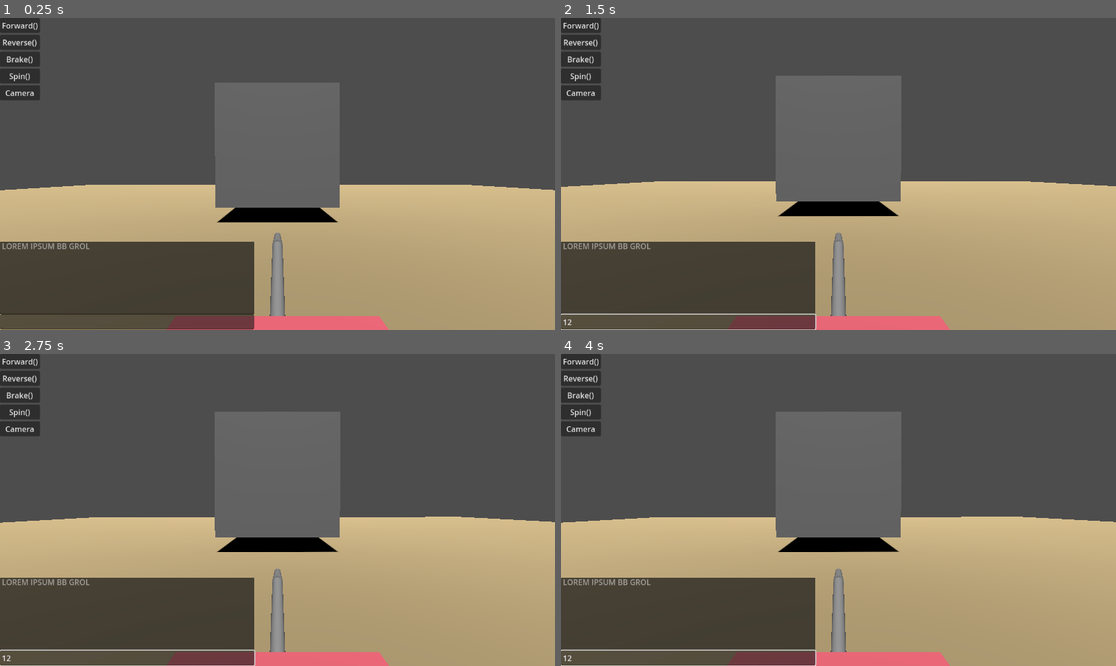
Above: before the commit, frames 1-4 (two rows, left to right).
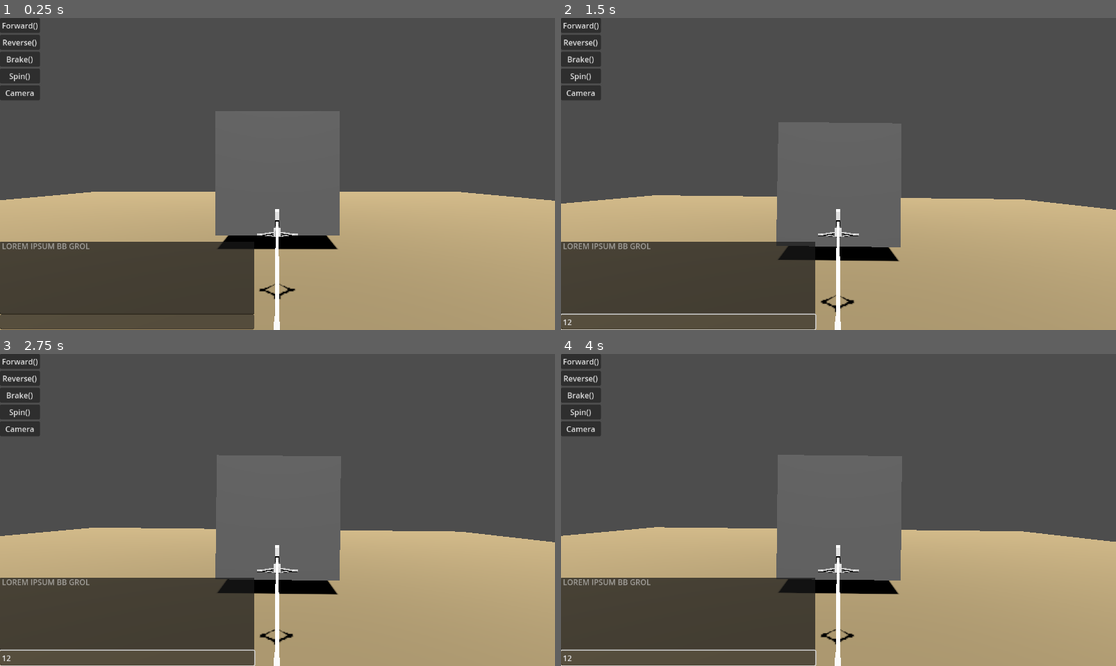
Above: after the commit, the same moments.

Repository: PandorasGit/RoverGame
Game: Godot game, scene res://DevRoom.tscn
Same seed, same stepped clock (60 frames per second), same inputs: the game is played once before the commit and once after it.
Inputs (mouse positions are in pixels of both pictures, inside the frame that each line leads up to):
- Up to frame 1 (0.25 s): no input
- Up to frame 2 (1.5 s): click (688, 320) at 0.52 s; type "12" at 0.6 s; click "Forward()" at 1.25 s
- Up to frame 3 (2.75 s): click "Reverse()" at 2 s
- Up to frame 4 (4 s): click "Brake()" at 2.75 s; click "Spin()" at 3.5 s

The runs differ from the first frame. In frame 1, 7.5% of the frame differs, in the area x 0-100%, y 20-100%; in frame 2, 11%, in the area x 0-100%, y 18-100%; in frame 3, 9.8%; in frame 4, 9.7%.

Commit message:
Add Rovee model and wheels

Diff:
--- a/project/Rover/rover.gd
+++ b/project/Rover/rover.gd
@@ -44,7 +44,7 @@
 
 
 func change_camera():
-	var cams = $VehicleBody3D/Node.get_children()
+	var cams = $VehicleBody3D/Cameras.get_children()
 	current_cam += 1
 	if current_cam > 2:
 		current_cam = 0
--- a/project/Rover/rover.tscn
+++ b/project/Rover/rover.tscn
@@ -1,57 +1,35 @@
-[gd_scene load_steps=12 format=3 uid="uid://uq3ixol30lfo"]
+[gd_scene load_steps=5 format=3 uid="uid://uq3ixol30lfo"]
 
 [ext_resource type="Script" path="res://Rover/rover.gd" id="1_8iqnh"]
+[ext_resource type="PackedScene" uid="uid://docbfeldwp2ey" path="res://Rover/Rovee.glb" id="2_8y4km"]
+[ext_resource type="PackedScene" uid="uid://c3m5omv3gkxde" path="res://Rover/Rovee_Wheel.glb" id="2_bd16f"]
 
-[sub_resource type="StandardMaterial3D" id="StandardMaterial3D_m8cvc"]
-albedo_color = Color(0.937255, 0.4, 0.466667, 1)
-
-[sub_resource type="BoxMesh" id="BoxMesh_lob0f"]
-material = SubResource("StandardMaterial3D_m8cvc")
-size = Vector3(1.5, 1, 3)
-
-[sub_resource type="ConvexPolygonShape3D" id="ConvexPolygonShape3D_2oe1i"]
-points = PackedVector3Array(-0.738095, 0.5, -1.45426, 0.75, -0.268284, 1.43118, 0.75, -0.492064, 1.43118, -0.738095, 0.5, 1.45426, -0.738095, -0.5, 1.45426, 0.75, -0.492064, -1.43118, 0.75, 0.49216, -1.43146, -0.738095, -0.5, -1.45426, 0.75, 0.49216, 1.43146)
-
-[sub_resource type="StandardMaterial3D" id="StandardMaterial3D_68ods"]
-albedo_color = Color(0.117647, 0.117647, 0.117647, 1)
-
-[sub_resource type="CylinderMesh" id="CylinderMesh_7msfv"]
-material = SubResource("StandardMaterial3D_68ods")
-height = 0.404
-
-[sub_resource type="StandardMaterial3D" id="StandardMaterial3D_pygml"]
-albedo_color = Color(0.203922, 0.203922, 0.203922, 1)
-
-[sub_resource type="BoxMesh" id="BoxMesh_3vk7p"]
-material = SubResource("StandardMaterial3D_pygml")
-size = Vector3(1, 1, 2)
-
-[sub_resource type="CylinderMesh" id="CylinderMesh_7rqs3"]
-top_radius = 0.08
-bottom_radius = 0.08
-height = 1.0
-
-[sub_resource type="CylinderMesh" id="CylinderMesh_tx6sm"]
-top_radius = 0.08
-bottom_radius = 0.08
-
-[sub_resource type="CylinderMesh" id="CylinderMesh_durbp"]
-top_radius = 0.08
-bottom_radius = 0.08
+[sub_resource type="BoxShape3D" id="BoxShape3D_v05ob"]
+size = Vector3(4.177, 1.913, 6.201)
 
 [node name="rover" type="Node3D"]
 script = ExtResource("1_8iqnh")
 
 [node name="VehicleBody3D" type="VehicleBody3D" parent="."]
 
-[node name="MeshInstance3D" type="MeshInstance3D" parent="VehicleBody3D"]
-mesh = SubResource("BoxMesh_lob0f")
-
 [node name="CollisionShape3D" type="CollisionShape3D" parent="VehicleBody3D"]
-shape = SubResource("ConvexPolygonShape3D_2oe1i")
+transform = Transform3D(1, 0, 0, 0, 1, 0, 0, 0, 1, 0, 0.102175, 0.438063)
+shape = SubResource("BoxShape3D_v05ob")
 
 [node name="FrontRight" type="VehicleWheel3D" parent="VehicleBody3D"]
-transform = Transform3D(1, 0, 0, 0, 1, 0, 0, 0, 1, 1.26923, -0.924278, -1.2414)
+transform = Transform3D(1, 0, 0, 0, 1, 0, 0, 0, 1, 2.26824, -1.83336, -2.7414)
+use_as_traction = true
+use_as_steering = true
+wheel_radius = 0.611
+suspension_travel = 0.3
+suspension_stiffness = 8.0
+damping_compression = 2.0
+damping_relaxation = 2.0
+
+[node name="Rovee_Wheel" parent="VehicleBody3D/FrontRight" instance=ExtResource("2_bd16f")]
+
+[node name="FrontLeft" type="VehicleWheel3D" parent="VehicleBody3D"]
+transform = Transform3D(1, 0, 0, 0, 1, 0, 0, 0, 1, -2.23176, -1.83336, -2.7414)
 use_as_traction = true
 use_as_steering = true
 suspension_travel = 0.3
@@ -59,101 +37,67 @@
 damping_compression = 2.0
 damping_relaxation = 2.0
 
-[node name="MeshInstance3D" type="MeshInstance3D" parent="VehicleBody3D/FrontRight"]
-transform = Transform3D(-4.37114e-08, 1, 0, -1, -4.37114e-08, 0, 0, 0, 1, 0, 0, 0)
-mesh = SubResource("CylinderMesh_7msfv")
+[node name="Rovee_Wheel" parent="VehicleBody3D/FrontLeft" instance=ExtResource("2_bd16f")]
 
-[node name="FrontLeft" type="VehicleWheel3D" parent="VehicleBody3D"]
-transform = Transform3D(1, 0, 0, 0, 1, 0, 0, 0, 1, -1.27714, -0.924278, -1.2414)
+[node name="MiddleRight" type="VehicleWheel3D" parent="VehicleBody3D"]
+transform = Transform3D(1, 0, 0, 0, 1, 0, 0, 0, 1, 2.26824, -1.83336, 0.2586)
 use_as_traction = true
 use_as_steering = true
+wheel_radius = 0.611
 suspension_travel = 0.3
 suspension_stiffness = 8.0
 damping_compression = 2.0
 damping_relaxation = 2.0
 
-[node name="MeshInstance3D" type="MeshInstance3D" parent="VehicleBody3D/FrontLeft"]
-transform = Transform3D(-4.37114e-08, 1, 0, -1, -4.37114e-08, 0, 0, 0, 1, 0, 0, 0)
-mesh = SubResource("CylinderMesh_7msfv")
+[node name="Rovee_Wheel" parent="VehicleBody3D/MiddleRight" instance=ExtResource("2_bd16f")]
 
-[node name="MiddleRight" type="VehicleWheel3D" parent="VehicleBody3D"]
-transform = Transform3D(1, 0, 0, 0, 1, 0, 0, 0, 1, 1.26923, -0.924278, 9.53674e-07)
+[node name="MiddleLeft" type="VehicleWheel3D" parent="VehicleBody3D"]
+transform = Transform3D(1, 0, 0, 0, 1, 0, 0, 0, 1, -2.23176, -1.83336, 0.2586)
 use_as_traction = true
+use_as_steering = true
+wheel_radius = 0.611
 suspension_travel = 0.3
 suspension_stiffness = 8.0
 damping_compression = 2.0
 damping_relaxation = 2.0
 
-[node name="MeshInstance3D" type="MeshInstance3D" parent="VehicleBody3D/MiddleRight"]
-transform = Transform3D(-4.37114e-08, 1, 0, -1, -4.37114e-08, 0, 0, 0, 1, 0, 0, 0)
-mesh = SubResource("CylinderMesh_7msfv")
+[node name="Rovee_Wheel" parent="VehicleBody3D/MiddleLeft" instance=ExtResource("2_bd16f")]
+transform = Transform3D(-1, 0, -8.74228e-08, 0, 1, 0, 8.74228e-08, 0, -1, 0, 0, 0)
 
-[node name="MiddleLeft" type="VehicleWheel3D" parent="VehicleBody3D"]
-transform = Transform3D(1, 0, 0, 0, 1, 0, 0, 0, 1, -1.27714, -0.924278, 9.53674e-07)
+[node name="BackRight" type="VehicleWheel3D" parent="VehicleBody3D"]
+transform = Transform3D(1, 0, 0, 0, 1, 0, 0, 0, 1, 2.26824, -1.83336, 3.2586)
 use_as_traction = true
+use_as_steering = true
+wheel_radius = 0.611
 suspension_travel = 0.3
 suspension_stiffness = 8.0
 damping_compression = 2.0
 damping_relaxation = 2.0
 
-[node name="MeshInstance3D" type="MeshInstance3D" parent="VehicleBody3D/MiddleLeft"]
-transform = Transform3D(-4.37114e-08, 1, 0, -1, -4.37114e-08, 0, 0, 0, 1, 0, 0, 0)
-mesh = SubResource("CylinderMesh_7msfv")
+[node name="Rovee_Wheel" parent="VehicleBody3D/BackRight" instance=ExtResource("2_bd16f")]
 
-[node name="BackRight" type="VehicleWheel3D" parent="VehicleBody3D"]
-transform = Transform3D(1, 0, 0, 0, 1, 0, 0, 0, 1, 1.26923, -0.924278, 1.32262)
+[node name="BackLeft" type="VehicleWheel3D" parent="VehicleBody3D"]
+transform = Transform3D(1, 0, 0, 0, 1, 0, 0, 0, 1, -2.23176, -1.83336, 3.2586)
 use_as_traction = true
 use_as_steering = true
+wheel_radius = 0.611
 suspension_travel = 0.3
 suspension_stiffness = 8.0
 damping_compression = 2.0
 damping_relaxation = 2.0
 
-[node name="MeshInstance3D" type="MeshInstance3D" parent="VehicleBody3D/BackRight"]
-transform = Transform3D(-4.37114e-08, 1, 0, -1, -4.37114e-08, 0, 0, 0, 1, 0, 0, 0)
-mesh = SubResource("CylinderMesh_7msfv")
+[node name="Rovee_Wheel" parent="VehicleBody3D/BackLeft" instance=ExtResource("2_bd16f")]
 
-[node name="BackLeft" type="VehicleWheel3D" parent="VehicleBody3D"]
-transform = Transform3D(1, 0, 0, 0, 1, 0, 0, 0, 1, -1.27714, -0.924278, 1.32262)
-use_as_traction = true
-use_as_steering = true
-suspension_travel = 0.3
-suspension_stiffness = 8.0
-damping_compression = 2.0
-damping_relaxation = 2.0
+[node name="Cameras" type="Node3D" parent="VehicleBody3D"]
 
-[node name="MeshInstance3D" type="MeshInstance3D" parent="VehicleBody3D/BackLeft"]
-transform = Transform3D(-4.37114e-08, 1, 0, -1, -4.37114e-08, 0, 0, 0, 1, 0, 0, 0)
-mesh = SubResource("CylinderMesh_7msfv")
+[node name="MastCamera" type="Camera3D" parent="VehicleBody3D/Cameras"]
+transform = Transform3D(1, 0, 0, 0, 1, 0, 0, 0, 1, 0.00699997, 2.90527, 0.0614114)
 
-[node name="Node" type="Node3D" parent="VehicleBody3D"]
+[node name="SelfieCamera" type="Camera3D" parent="VehicleBody3D/Cameras"]
+transform = Transform3D(0.965926, -0.031578, 0.256885, 0, 0.992529, 0.122008, -0.258819, -0.117851, 0.95871, 2.40214, 2.3811, 4.47279)
 
-[node name="MastCam" type="Camera3D" parent="VehicleBody3D/Node"]
-transform = Transform3D(1, 0, 0, 0, 1, 0, 0, 0, 1, 0, 1.54757, 0)
-current = true
+[node name="Camera3D" type="Camera3D" parent="VehicleBody3D/Cameras"]
+transform = Transform3D(1, 0, 0, 0, 1, 0, 0, 0, 1, 0, -0.137432, -3.083)
 
-[node name="GroundCam" type="Camera3D" parent="VehicleBody3D/Node"]
-transform = Transform3D(1, 0, 0, 0, 1, 0, 0, 0, 1, 0, -0.583525, -1.50382)
-
-[node name="SelfieCam" type="Camera3D" parent="VehicleBody3D/Node"]
-transform = Transform3D(0.91697, -0.163313, 0.363999, 0, 0.912377, 0.40935, -0.398957, -0.375362, 0.836622, 1.2489, 1.77313, 2.33939)
-
-[node name="MastCam" type="MeshInstance3D" parent="VehicleBody3D"]
-transform = Transform3D(0.417553, 0, 0, 0, 0.417553, 0, 0, 0, 0.417553, 0, 1.59396, 0.455205)
-mesh = SubResource("BoxMesh_3vk7p")
-
-[node name="Mast" type="MeshInstance3D" parent="VehicleBody3D"]
-transform = Transform3D(1, 0, 0, 0, 1, 0, 0, 0, 1, 0, 0.968895, 0.540178)
-mesh = SubResource("CylinderMesh_7rqs3")
-
-[node name="SelfieStick" type="MeshInstance3D" parent="VehicleBody3D"]
-transform = Transform3D(0.817939, 0.451262, 0.356846, 0, 0.620272, -0.784387, -0.575305, 0.641581, 0.507345, 0.908667, 0.826541, 1.77247)
-mesh = SubResource("CylinderMesh_tx6sm")
-
-[node name="ArmBicep" type="MeshInstance3D" parent="VehicleBody3D"]
-transform = Transform3D(1, 0, 0, 0, 0.312053, 0.950065, 0, -0.950065, 0.312053, 0, 0.116607, -2.25647)
-mesh = SubResource("CylinderMesh_durbp")
-
-[node name="ArmNotBicep" type="MeshInstance3D" parent="VehicleBody3D"]
-transform = Transform3D(1, 0, 0, 0, -0.221225, 0.975223, 0, -0.975223, -0.221225, 0, 0.220577, -4.12608)
-mesh = SubResource("CylinderMesh_durbp")
+[node name="Rovee" parent="VehicleBody3D" instance=ExtResource("2_8y4km")]
+transform = Transform3D(-1, 0, -8.74228e-08, 0, 1, 0, 8.74228e-08, 0, -1, 0, 0, 0)
Binary file added: project/Rover/Rovee.glb
Not shown, added: project/Rover/Rovee.glb.import
Binary file added: project/Rover/Rovee_Wheel.glb
Not shown, added: project/Rover/Rovee_Wheel.glb.import
Not shown, added: Raw_Assets/Rovee.blend
Not shown, added: Raw_Assets/Rovee.glb
Not shown, added: Raw_Assets/Rovee.mtl
Not shown, added: Raw_Assets/Rovee_Wheel.blend
Not shown, added: Raw_Assets/Rovee_Wheel.blend1
Not shown, added: Raw_Assets/Rovee_Wheel.glb
Not shown, added: Raw_Assets/Rovee_Wheel.mtl
